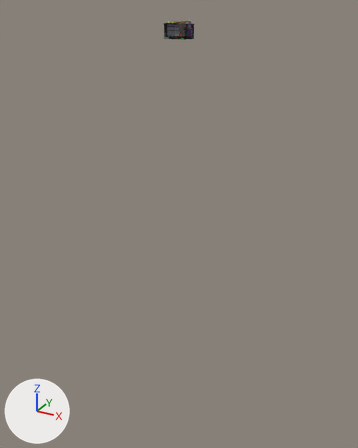
The glTF model computers/src/main/resources/assets/jsc/jsmodels/chain/electrolytic_cell.glb as it was, and as the next commit left it.
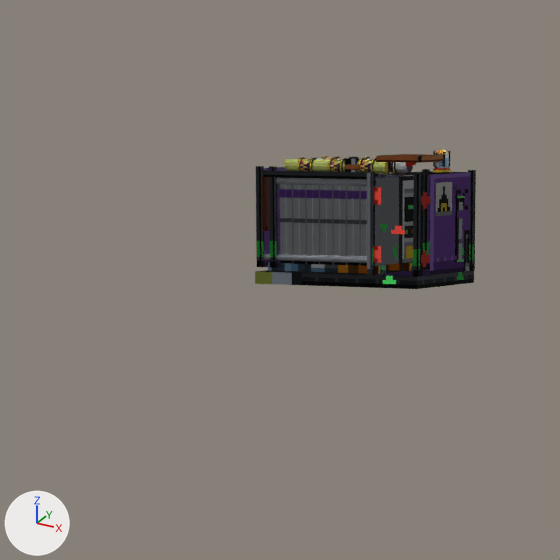
Old and new are each drawn whole from a camera (50 mm lens) standing at (29.9, -56.6, 2.6) and looking at (-2.2, 1.6, -26.5) and again close up on the part from 36% to 57% of the width and 0% to 17% of the height. Lighting does not change. The marker at lower left points along +X, +Y and +Z. The first two pictures are the older version. Where no turn or scale is listed for an object, it has been applied to the vertices. Vertices at exactly the same position are counted once.

Before the edit, the objects in view are built like this:
```python
me_body_glow = bpy.data.meshes.new('body_glow')
me_body_glow.from_pydata(...)  # 292 vertices, 210 faces; spans x -0.02..3.0, y -2.0..0.0, z 64.0..66.03
me_body_glow.materials.append(mat_electrolytic_cell)
me_idle_body = bpy.data.meshes.new('idle_body')
me_idle_body.from_pydata(...)  # 440 vertices, 300 faces; spans x 0.56..3.0, y -1.48..-0.44, z 64.38..65.89
me_idle_body.materials.append(mat_electrolytic_cell)
me_mode_brine_body = bpy.data.meshes.new('mode_brine_body')
me_mode_brine_body.from_pydata(...)  # 8208 vertices, 7496 faces; spans x -0.02..3.02, y -2.0..0.02, z 64.0..66.03
me_mode_brine_body.materials.append(mat_electrolytic_cell)
me_mode_water_body = bpy.data.meshes.new('mode_water_body')
me_mode_water_body.from_pydata(...)  # 8208 vertices, 7496 faces; spans x -0.02..3.02, y -2.0..0.02, z 64.0..66.03
me_mode_water_body.materials.append(mat_electrolytic_cell)
me_work_shape_0 = bpy.data.meshes.new('work_shape_0')
me_work_shape_0.from_pydata(...)  # a box spanning x 2.969..3.0, y -0.625..-0.438, z 64.375..65.312
me_work_shape_0.materials.append(mat_electrolytic_cell)
ob_body_glow = bpy.data.objects.new('body_glow', me_body_glow)
ob_body_glow.location = (-2.5, 0.5, -65.0)
ob_idle_body = bpy.data.objects.new('idle_body', me_idle_body)
ob_idle_body.location = (-2.5, 0.5, -65.0)
ob_mode_brine_body = bpy.data.objects.new('mode_brine_body', me_mode_brine_body)
ob_mode_brine_body.location = (-2.5, 0.5, -65.0)
ob_mode_water_body = bpy.data.objects.new('mode_water_body', me_mode_water_body)
ob_mode_water_body.location = (-2.5, 0.5, -65.0)
ob_work_shape_0 = bpy.data.objects.new('work_shape_0', me_work_shape_0)
ob_work_shape_0.location = (-2.5, 0.5, -65.0)
```
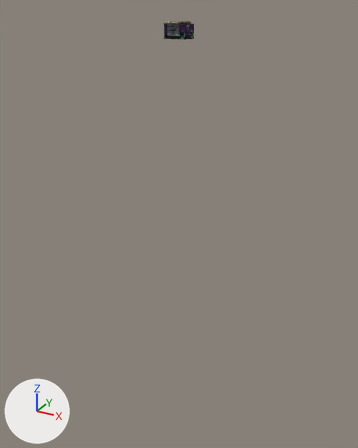
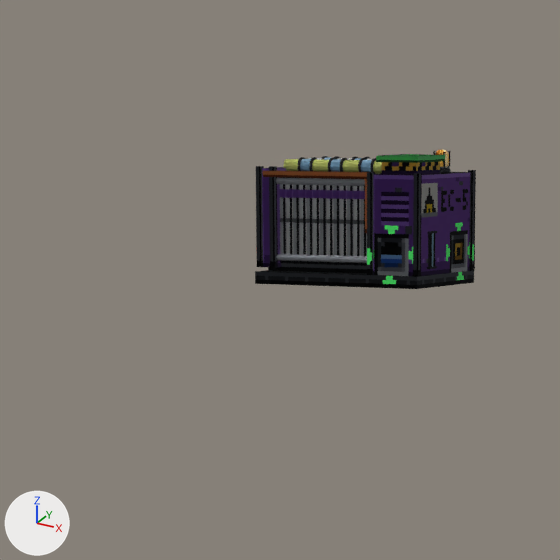
Location of each change, (x1, y1, x2, y2) in pixels of the close-ups (560 x 560 px; the box of a moved part takes in the faces that stretch with it):
'mode_water_body', reshaped (not visible before)
    after: (255, 151, 476, 289)
part 1 of me_body_glow, reshaped
    before: (374, 152, 448, 284)
    after: (373, 152, 474, 284)
part 2 of me_body_glow, surface changed
    before: (256, 154, 449, 275)
    after: (256, 154, 449, 265)
part 3 of me_idle_body, surface changed (brown to blue)
    before: (300, 158, 394, 173)
    after: (300, 158, 372, 172)
part 4 of me_mode_brine_body, moved or reshaped (not visible afterwards)
    before: (262, 177, 270, 231)
part 5 of me_mode_brine_body, deleted
    before: (345, 157, 361, 172)
part 6 of me_mode_brine_body, surface changed
    before: (255, 151, 472, 285)
part 7 of me_mode_water_body, moved or reshaped (not visible before)
    after: (365, 179, 367, 233)
part 8 of me_mode_water_body, surface changed
    after: (255, 151, 472, 285)
part 9 of me_work_shape_0, deleted
    before: (455, 198, 463, 260)
part 10 of me_work_shape_0, added
    after: (428, 233, 435, 267)

Patch to the scene script:
```diff
--- a/computers/src/main/resources/assets/jsc/jsmodels/chain/electrolytic_cell.glb.py
+++ b/computers/src/main/resources/assets/jsc/jsmodels/chain/electrolytic_cell.glb.py
@@ me_body_glow @@
 # used by ob_body_glow; location = (-2.5, 0.5, -65.0)
-me_body_glow.from_pydata(...)  # 292 vertices, 210 faces; spans x -0.02..3.0, y -2.0..0.0, z 64.0..66.03
+me_body_glow.from_pydata(...)  # 304 vertices, 216 faces; spans x -0.02..3.02, y -2.0..0.0, z 64.0..66.03
+# me_body_glow part 1
+# 11 faces are deleted
+# 12 vertices are added at x 2.97..3.02, y -2.0..0.0, z 64.0..65.72
+# 17 new faces join them
+# me_body_glow part 2: 74 kept faces spanning x -0.02..2.66, y -2.0..0.0, z 64.0..65.96 get new texture (UV) coordinates
 me_body_glow.materials.append(mat_electrolytic_cell)
@@ me_idle_body @@
 # used by ob_idle_body; location = (-2.5, 0.5, -65.0)
-me_idle_body.from_pydata(...)  # 440 vertices, 300 faces; spans x 0.56..3.0, y -1.48..-0.44, z 64.38..65.89
+me_idle_body.from_pydata(...)  # 440 vertices, 300 faces; spans x 0.56..3.0, y -1.56..-0.52, z 64.31..65.89
+# me_idle_body part 3: 295 kept faces spanning x 0.56..3.0, y -1.56..-0.52, z 64.31..65.89 get new texture (UV) coordinates
+# edits to the shape of me_idle_body do not show in these pictures
 me_idle_body.materials.append(mat_electrolytic_cell)
@@ me_mode_brine_body @@
 # used by ob_mode_brine_body
-me_mode_brine_body.from_pydata(...)  # 8208 vertices, 7496 faces; spans x -0.02..3.02, y -2.0..0.02, z 64.0..66.03
+me_mode_brine_body.from_pydata(...)  # 8036 vertices, 7332 faces; spans x -0.02..3.02, y -2.0..0.02, z 64.0..66.03
+# me_mode_brine_body part 4: the loose piece of 8 vertices spanning x 0.12..0.22, y -1.97..-1.88, z 64.81..65.62 is moved by (1.91, 0.0, 0.0)
+# me_mode_brine_body part 5: 16 loose pieces with 172 vertices, spanning x 1.4..1.73, y -1.59..-1.25, z 65.66..65.93, are deleted
+# me_mode_brine_body part 6: 6970 kept faces spanning x -0.02..3.02, y -2.0..0.02, z 64.0..66.03 get new texture (UV) coordinates
+# other edits to the shape of me_mode_brine_body do not show in these pictures
 me_mode_brine_body.materials.append(mat_electrolytic_cell)
@@ me_mode_water_body @@
 # used by ob_mode_water_body
-me_mode_water_body.from_pydata(...)  # 8208 vertices, 7496 faces; spans x -0.02..3.02, y -2.0..0.02, z 64.0..66.03
+me_mode_water_body.from_pydata(...)  # 8036 vertices, 7332 faces; spans x -0.02..3.02, y -2.0..0.02, z 64.0..66.03
+# me_mode_water_body part 7: the loose piece of 8 vertices spanning x 0.12..0.22, y -1.97..-1.88, z 64.81..65.62 is moved by (1.91, 0.0, 0.0)
+# me_mode_water_body part 8: 6970 kept faces spanning x -0.02..3.02, y -2.0..0.02, z 64.0..66.03 get new texture (UV) coordinates
+# other edits to the shape of me_mode_water_body do not show in these pictures
 me_mode_water_body.materials.append(mat_electrolytic_cell)
@@ me_work_shape_0 @@
 # used by ob_work_shape_0; location = (-2.5, 0.5, -65.0)
-me_work_shape_0.from_pydata(...)  # 8 vertices, 12 faces; spans x 2.969..3.0, y -0.625..-0.438, z 64.375..65.312
+me_work_shape_0.from_pydata(...)  # 8 vertices, 12 faces; spans x 2.969..3.0, y -1.562..-1.375, z 64.312..64.812
+# me_work_shape_0 part 9: 8 vertices removed from x 2.969..3.0, y -0.625..-0.438, z 64.375..65.312
+# me_work_shape_0 part 10: 8 vertices added at x 2.969..3.0, y -1.562..-1.375, z 64.312..64.812, forming a box
 me_work_shape_0.materials.append(mat_electrolytic_cell)
```
